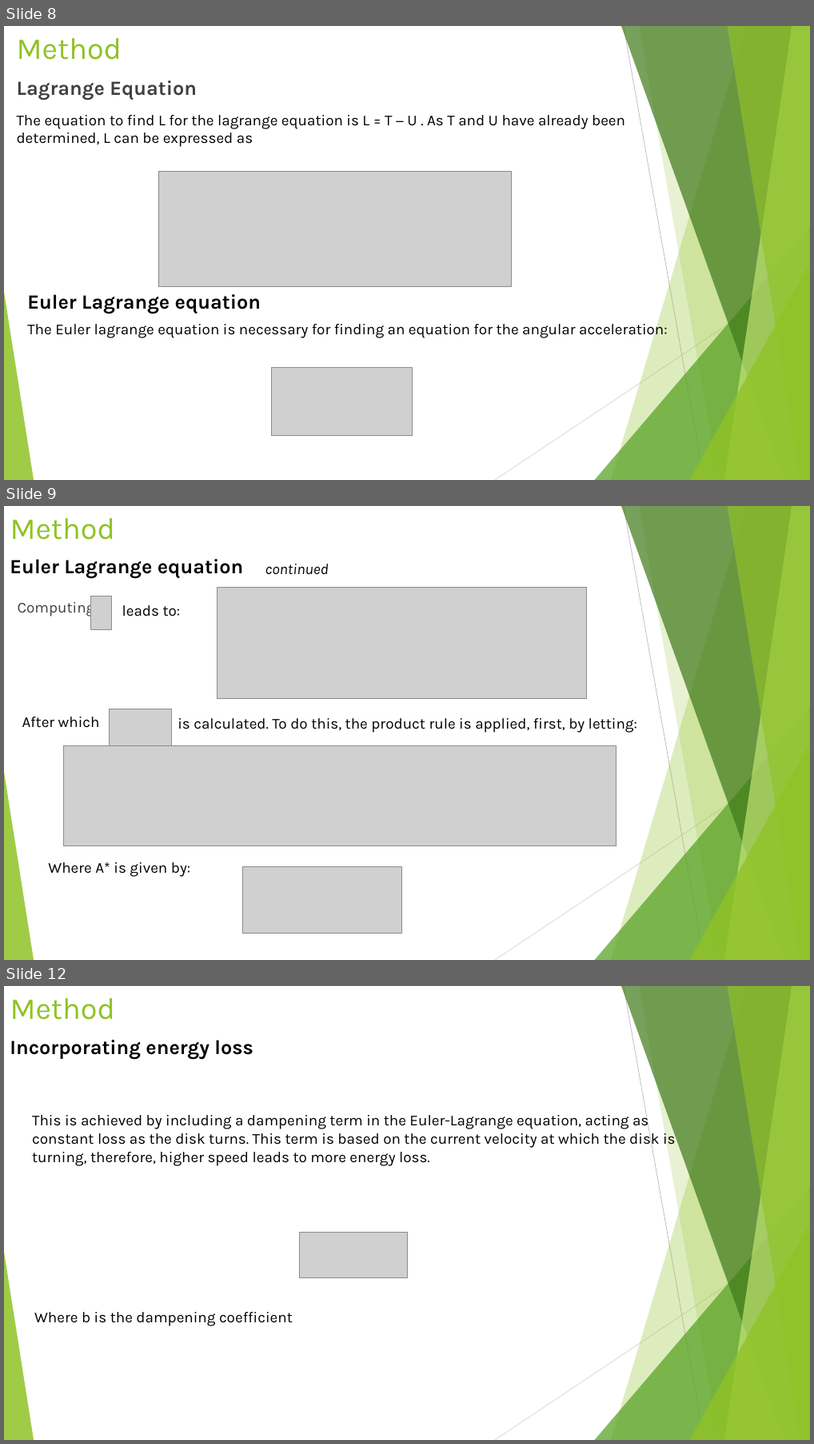
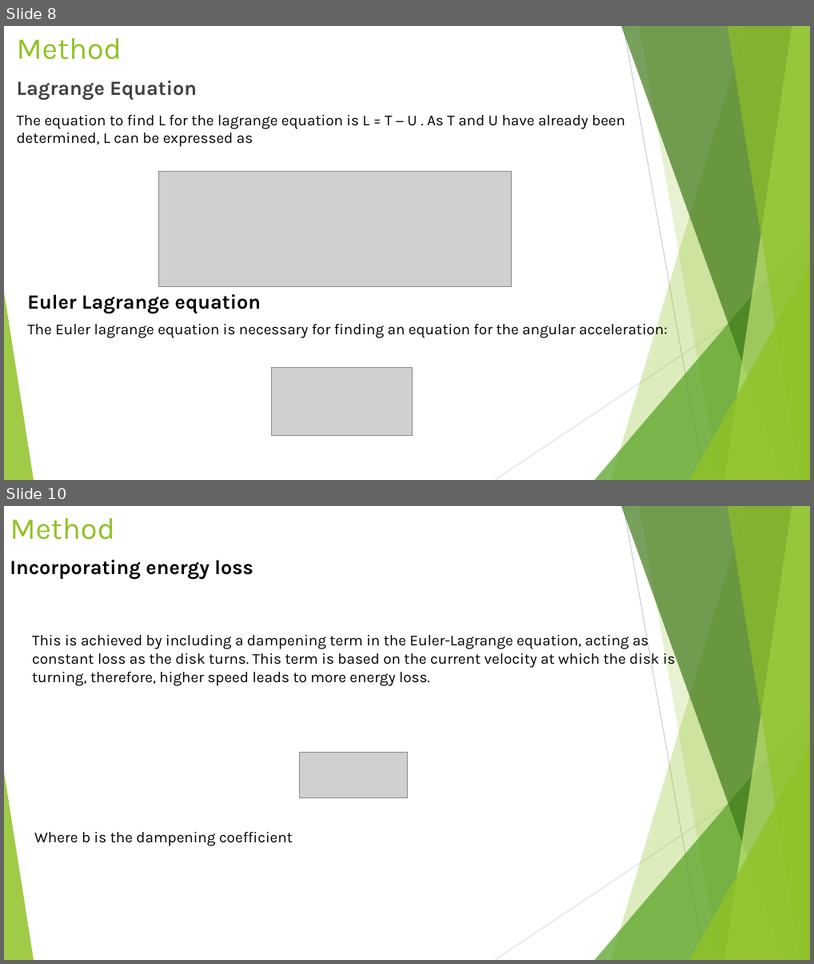
Before and after one commit to phoebelily1/PPM, a slide deck: PPM.pptx. Shown one above the other, each under a label of ours: slides 8, 9 and 12 before the commit, slides 8 and 10 after it; the slides between them are not shown. The pictures are 814x1444 and 814x964 pixels, drawn with LibreOffice and Linux fonts; fonts in the diff are those of the drawing; grey boxes stand for pictures. Boxes give left, top, right and bottom in pixels: in the first picture for what was removed or moved away, otherwise in the second. Text is boxed around its words. In the diff, an @@ line names an element or a change of style, - is before the commit and + after.

```diff
--- a/PPM.pptx
+++ b/PPM.pptx
@@ slide 9 removed at <box>4,506,810,960</box>, background #FFFFFF; not listed: 10 template elements that a slide beside it also shows @@
@@ title removed at <box>10,518,115,540</box> @@
-Method
@@ text removed at <box>10,559,243,578</box> @@
-Euler Lagrange equation
@@ text removed at <box>266,564,329,574</box> @@
-continued
@@ text removed at <box>18,599,95,617</box> @@
-Computing
@@ picture removed at <box>91,596,112,629</box> @@
@@ picture removed at <box>217,587,587,698</box> @@
@@ text removed at <box>122,605,181,616</box> @@
-leads to:
@@ text removed at <box>22,716,100,728</box> @@
-After which
@@ picture removed at <box>110,708,171,753</box> @@
@@ text removed at <box>178,718,638,732</box> @@
-is calculated. To do this, the product rule is applied, first, by letting:
@@ picture removed at <box>64,745,617,846</box> @@
@@ text removed at <box>48,862,190,876</box> @@
-Where A* is given by:
@@ picture removed at <box>242,867,402,932</box> @@
@@ what was slide 12 is now slide 10 @@
```
Also in this commit, not shown: 2 slides changed, 1 other slide removed.
